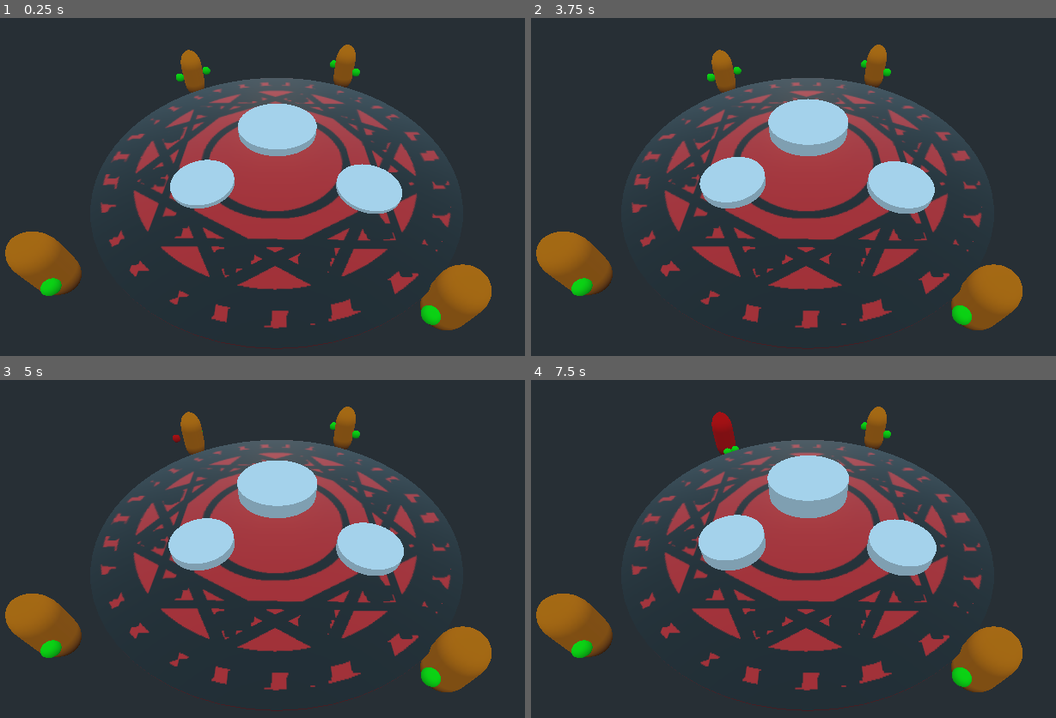
Above: before the commit, frames 1-4 (two rows, left to right).
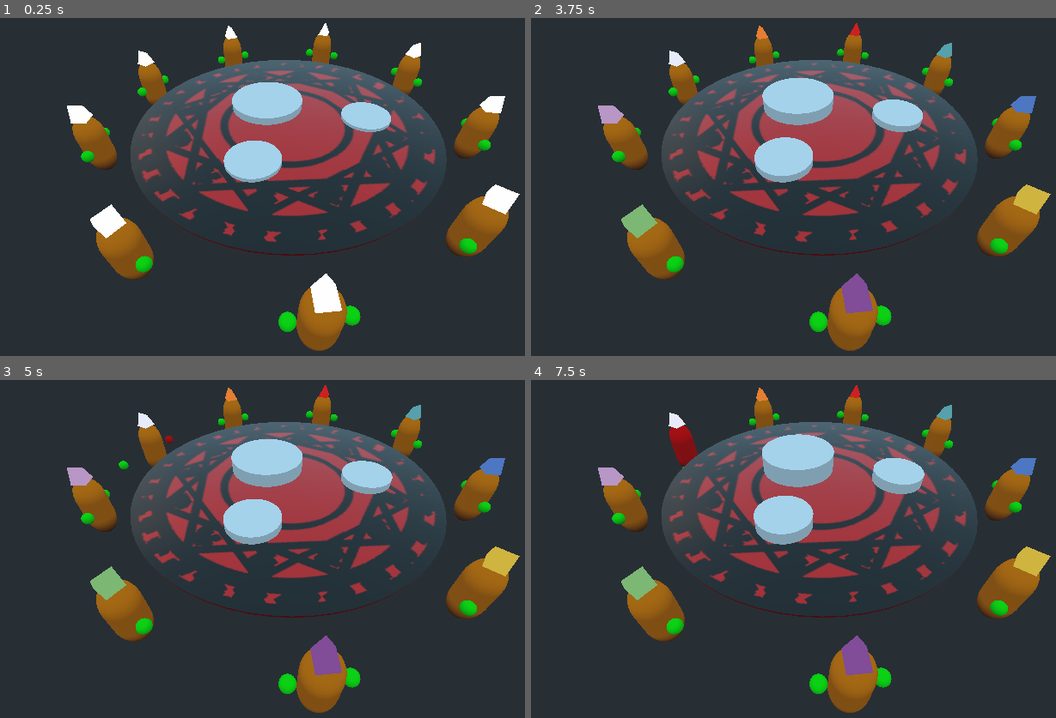
Above: after the commit, the same moments.

Repository: AbeVos/eldee47
Game: Godot game, scene res://scenes/Main.tscn
The game is run twice, just before and just after one commit, with the same random seed, the same clock (stepped at 60 frames per second) and the same inputs. The project has no main scene, so this scene is started directly.
Inputs (mouse positions are in pixels of both pictures, inside the frame that each line leads up to):
- Up to frame 1 (0.25 s): no input
- Up to frame 2 (3.75 s): tap Enter (ui_accept) at 0.5, 0.77, 2.75, 3.5 s; move the mouse to (961, 156) at 0.52 s; click (961, 156) at 0.67 s; drag from (672, 197) to (772, 254) at 1.27 s; move the mouse to (877, 88) at 2.02 s; click (877, 88) at 2.17 s; drag from (772, 254) to (599, 116) at 2.77 s; move the mouse to (1014, 237) at 3.52 s; click (1014, 237) at 3.67 s
- Up to frame 3 (5 s): tap Enter (ui_accept) at 3.77 s; drag from (68, 478) to (173, 437) at 4.27 s
- Up to frame 4 (7.5 s): move the mouse to (840, 538) at 5.02 s; click (840, 538) at 5.17 s; tap Enter (ui_accept) at 5.75, 6.5, 6.77, 7.25 s; drag from (704, 437) to (672, 559) at 5.77 s; move the mouse to (961, 518) at 6.52 s; click (961, 518) at 6.67 s; drag from (672, 559) to (772, 616) at 7.27 s

The runs differ from the first frame. In frame 1, 34% of the frame differs, in the area x 0-100%, y 1-99%; in frame 2, 34%; in frame 3, 34%; in frame 4, 34%.

Commit message:
Make circle bigger and add hat

Diff:
--- a/game/scenes/Choir.tscn
+++ b/game/scenes/Choir.tscn
@@ -12,18 +12,38 @@
 [node name="Cultists" type="Node" parent="."]
 
 [node name="Cultist" parent="Cultists" instance=ExtResource( 2 )]
-transform = Transform( 0.832941, 0, 0.553363, 0, 1, 0, -0.553363, 0, 0.832941, -4.28845, 0.00579929, -6.46164 )
+transform = Transform( 0.88537, 0, 0.464889, 0, 1, 0, -0.464889, 0, 0.88537, -3.62161, 0.00579929, -6.07265 )
 
 [node name="Cultist2" parent="Cultists" instance=ExtResource( 2 )]
-transform = Transform( 0.710382, 0, -0.703816, 0, 1, 0, 0.703816, 0, 0.710382, 3.59388, 0, -7.16602 )
+transform = Transform( 0.534219, 0, 0.845346, 0, 1, 0, -0.845346, 0, 0.534219, -6.74214, 0, -2.75376 )
 
 [node name="Cultist3" parent="Cultists" instance=ExtResource( 2 )]
-transform = Transform( -0.582847, 0, 0.812582, 0, 1, 0, -0.812582, 0, -0.582847, -5.80492, 0, 4.12533 )
+transform = Transform( -0.882357, 0, 0.47058, 0, 1, 0, -0.47058, 0, -0.882357, -3.70438, 0, 6.61486 )
 
 [node name="Cultist4" parent="Cultists" instance=ExtResource( 2 )]
-transform = Transform( -0.872845, 0, -0.487997, 0, 1, 0, 0.487997, 0, -0.872845, 4.07521, -4.76837e-07, 4.9805 )
+transform = Transform( -0.560089, 0, -0.828432, 0, 1, 0, 0.828432, 0, -0.560089, 5.68674, -4.76837e-07, 4.64708 )
+
+[node name="Cultist5" parent="Cultists" instance=ExtResource( 2 )]
+transform = Transform( -0.020942, 0, -0.99978, 0, 1, 0, 0.99978, 0, -0.020942, 7.33161, -4.76837e-07, 0.0125455 )
+
+[node name="Cultist6" parent="Cultists" instance=ExtResource( 2 )]
+transform = Transform( -0.361218, 0, 0.932481, 0, 1, 0, -0.932481, 0, -0.361218, -6.84985, -4.76837e-07, 2.49097 )
+
+[node name="Cultist7" parent="Cultists" instance=ExtResource( 2 )]
+transform = Transform( -0.949666, 0, -0.313264, 0, 1, 0, 0.313264, 0, -0.949666, 1.45231, -4.76837e-07, 7.13662 )
+
+[node name="Cultist8" parent="Cultists" instance=ExtResource( 2 )]
+transform = Transform( 0.996357, 0, -0.0852774, 0, 1, 0, 0.0852774, 0, 0.996357, 1.11889, -4.76837e-07, -6.91147 )
+
+[node name="Cultist9" parent="Cultists" instance=ExtResource( 2 )]
+transform = Transform( 0.630635, 0, -0.776079, 0, 1, 0, 0.776079, 0, 0.630635, 5.5756, -4.76837e-07, -4.53308 )
 
 [node name="Metronome" type="Timer" parent="."]
-wait_time = 0.2
+wait_time = 2.0
 autostart = true
+
+[node name="CSGCylinder" type="CSGCylinder" parent="."]
+visible = false
+radius = 6.20486
+sides = 9
 [connection signal="timeout" from="Metronome" to="." method="_on_Metronome_timeout"]
--- a/game/scenes/Cultist.tscn
+++ b/game/scenes/Cultist.tscn
@@ -9,6 +9,11 @@
 [sub_resource type="CapsuleMesh" id=1]
 
 [sub_resource type="SpatialMaterial" id=2]
+
+[sub_resource type="PrismMesh" id=3]
+
+[sub_resource type="SpatialMaterial" id=4]
+flags_unshaded = true
 
 [node name="Cultist" type="Spatial"]
 script = ExtResource( 2 )
@@ -31,15 +36,20 @@
 
 [node name="sing_C" type="AudioStreamPlayer" parent="Tones"]
 stream = ExtResource( 4 )
-volume_db = -2.701
+volume_db = -80.0
 
 [node name="sing_D" type="AudioStreamPlayer" parent="Tones"]
 stream = ExtResource( 3 )
-volume_db = -2.701
+volume_db = -80.0
 
 [node name="sing_E" type="AudioStreamPlayer" parent="Tones"]
 stream = ExtResource( 5 )
-volume_db = -2.701
+volume_db = -80.0
+
+[node name="Hat" type="MeshInstance" parent="."]
+transform = Transform( 0.259723, 0, 0, 0, 0.259723, 0, 0, 0, 0.259723, 0.00508595, 1.36917, 0.0019474 )
+mesh = SubResource( 3 )
+material/0 = SubResource( 4 )
 [connection signal="grabbed" from="Left" to="." method="_on_Left_grabbed"]
 [connection signal="released" from="Left" to="." method="_on_Left_released"]
 [connection signal="grabbed" from="Right" to="." method="_on_Right_grabbed"]
--- a/game/scenes/Main.tscn
+++ b/game/scenes/Main.tscn
@@ -15,7 +15,7 @@
 transform = Transform( -4.37114e-08, 0, -1, 0, 1, 0, 1, 0, -4.37114e-08, 0, 0, 0 )
 
 [node name="Camera" type="Camera" parent="."]
-transform = Transform( 1, 0, 0, 0, 0.707107, 0.707107, 0, -0.707107, 0.707107, 0, 6.74, 7.67092 )
+transform = Transform( 0.83504, 0.389043, -0.389043, 0, 0.707107, 0.707107, 0.550189, -0.590462, 0.590462, -5.7497, 6.74, 7.97318 )
 
 [node name="Bloodpool" type="CSGMesh" parent="."]
 transform = Transform( 6, 0, 0, 0, 0.032, 0, 0, 0, 6, 0, 0, 0 )
@@ -24,3 +24,4 @@
 
 [node name="Choir" parent="." instance=ExtResource( 3 )]
 [connection signal="timeout" from="IncrementTimer" to="Monster" method="_on_IncrementTimer_timeout"]
+[connection signal="send_assignments" from="Choir" to="Monster" method="_on_Choir_send_assignments"]
--- a/game/scripts/Choir.gd
+++ b/game/scripts/Choir.gd
@@ -5,71 +5,84 @@
 const CultistResource = preload("res://scenes/Cultist.tscn")
 
 export var groups = {
-    1: [0, 1, 2],
-    2: [1, 3, 5],
-    3: [2, 4, 6],
+	1: [0, 1, 2],
+	2: [1, 3, 5],
+	3: [2, 4, 6],
 }
 export var tones = ["C", "E", "G"]
 
+func _on_Metronome_timeout():
+	# Collect symbols.
+	var symbols = []
 
-func _on_Metronome_timeout():
-    # Collect symbols.
-    var symbols = []
+	for cultist in $Cultists.get_children():
+		symbols.append(cultist.get_pitch(true))
 
-    for cultist in $Cultists.get_children():
-        symbols.append(cultist.get_pitch(true))
 
-    # Assign symbols to groups.
-    var assignments = assign_symbols(symbols)
 
-    # Notify group managers.
-    for group_key in groups:
-        emit_signal("send_assignments", group_key, assignments[group_key])
+	var colors = ["#E8ECFB", "#B997C7", "#824D99", "#4E78C4", "#57A2AC", "#7EB875", "#D0B541","#E67F33", "#CE2220", "#521A13"]
+	for i in range(0, $Cultists.get_child_count()):
+		var hat = $Cultists.get_child(i).get_node("Hat")
 
-    print(symbols)
-    print(assignments)
+		print("Hat", hat)
+
+		var mat = hat.get_surface_material(0).duplicate(true)
+		mat.albedo_color = colors[i]
+		hat.set_surface_material(0, mat)
+
+
+	# Assign symbols to groups.
+	var assignments = assign_symbols(symbols)
+
+	# Notify group managers.
+	for group_key in groups:
+		emit_signal("send_assignments", group_key, assignments[group_key])
+
+	print("symbols: ", symbols)
+	print("assignments: ", assignments)
 
 
 func assign_symbols(symbols):
-    # Go through each singer's symbol and assign them to the first group
-    # that has no singer assigned for that group.
-    var assignments = init_group_assignments()
+	# Go through each singer's symbol and assign them to the first group
+	# that has no singer assigned for that group.
+	var assignments = init_group_assignments()
+	print("init_group_assignments: ", assignments)
 
-    for symbol_idx in range(len(symbols)):
-        var symbol = symbols[symbol_idx]
+	for symbol_idx in range(len(symbols)):
+		var symbol = symbols[symbol_idx]
 
-        for group_key in groups:
-            var group = groups[group_key]
+		for group_key in groups:
+			var group = groups[group_key]
 
-            # Flag to check if the symbol has been assigned.
-            var found = false
+			# Flag to check if the symbol has been assigned.
+			var found = false
 
-            for group_symbol_idx in range(len(group)):
-                if assignments[group_key][group_symbol_idx] != null:
-                    continue
+			for group_symbol_idx in range(len(group)):
+				if assignments[group_key][group_symbol_idx] != null:
+					continue
 
-                if symbol == group[group_symbol_idx]:
-                    assignments[group_key][group_symbol_idx] = symbol_idx
-                    found = true
-                    break
+				if symbol == group[group_symbol_idx]:
+					assignments[group_key][group_symbol_idx] = symbol_idx
+					found = true
+					break
 
-            if found:
-                break
+			if found:
+				break
 
-    return assignments
+	return assignments
 
 
 func init_group_assignments():
-    # Create an empty nested array M.
-    # The value M[i][j] for group i and group component j is the index
-    # of the singer.
-    var assignments = {}
+	# Create an empty nested array M.
+	# The value M[i][j] for group i and group component j is the index
+	# of the singer.
+	var assignments = {}
 
-    for group_key in groups:
-        var group = groups[group_key]
-        assignments[group_key] = []
+	for group_key in groups:
+		var group = groups[group_key]
+		assignments[group_key] = []
 
-        for symbol in group:
-            assignments[group_key].append(null)
+		for symbol in group:
+			assignments[group_key].append(null)
 
-    return assignments
+	return assignments
Not shown: 1 places in game/scenes/Cultist.tscn that only renumber resources
